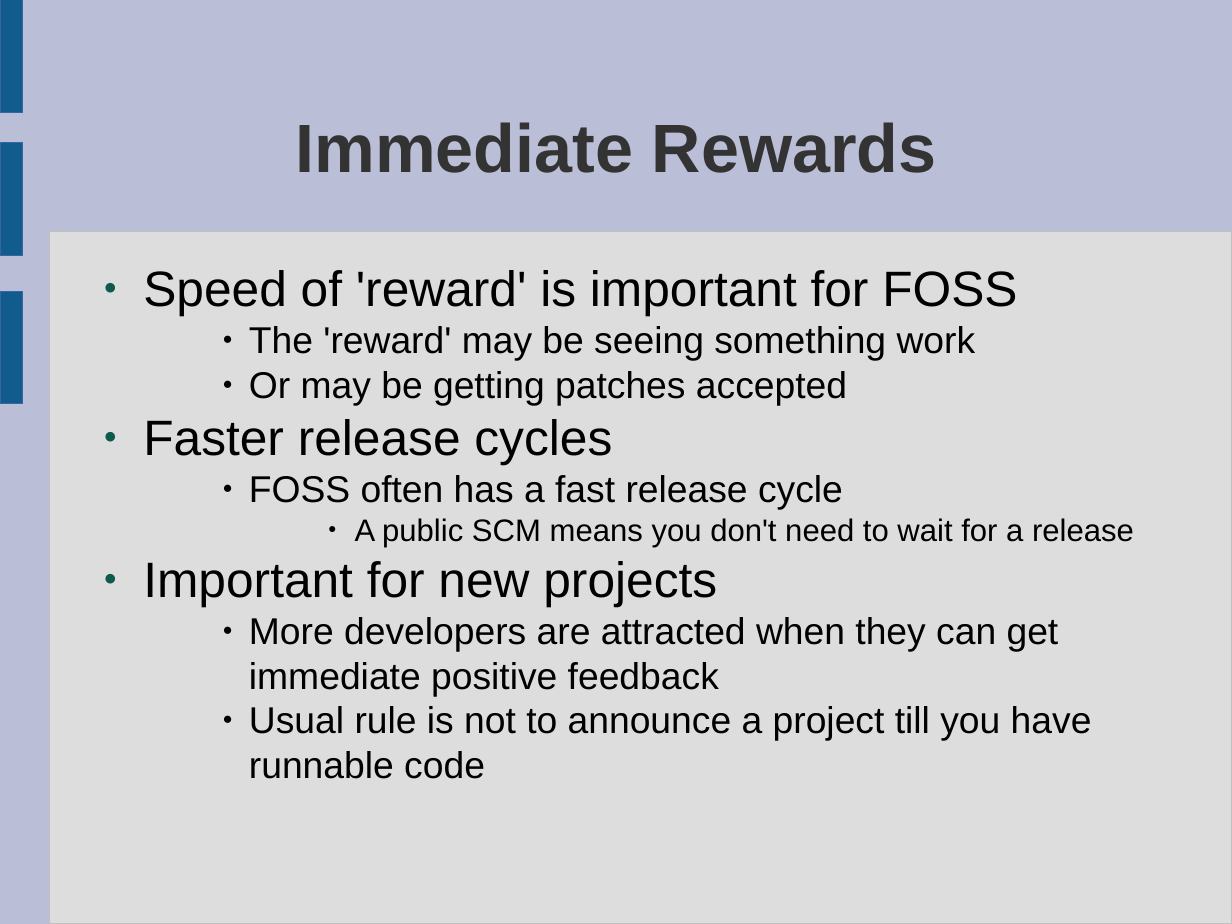
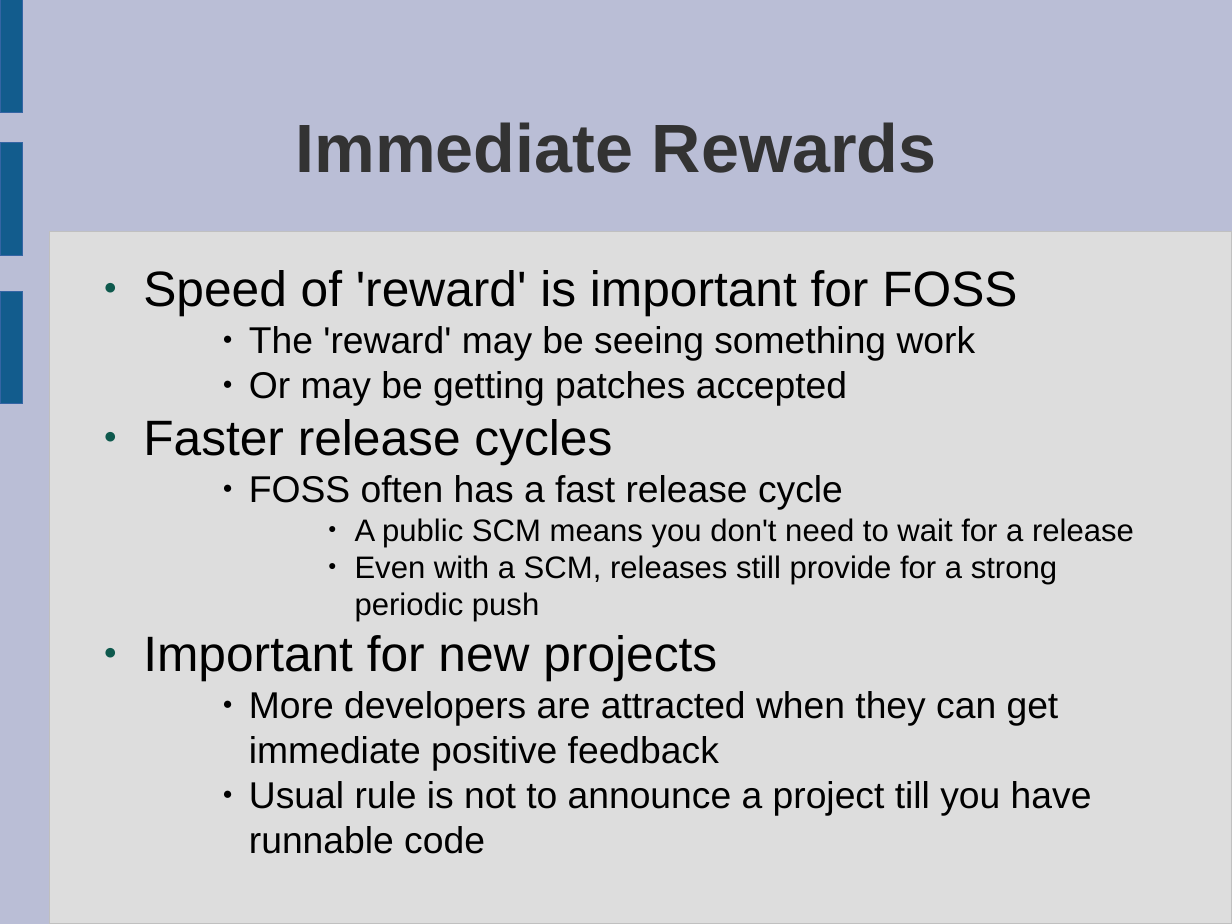
Before and after one commit to laurencesmart/comp8440, a slide deck: slide 9 of lectures/foss_motivation.odp. Drawn at 1232x924 pixels with LibreOffice and Linux fonts; fonts in the diff are those of the drawing. Boxes give left, top, right and bottom in pixels: in the first picture for what was removed or moved away, otherwise in the second. Text is boxed around its words. In the diff, an @@ line names an element or a change of style, - is before the commit and + after.

```diff
--- a/lectures/foss_motivation.odp
+++ b/lectures/foss_motivation.odp
@@ text at [355, 555, 1057, 622]: paragraph added @@
+        ● Even with a SCM, releases still provide for a strong periodic push
```
Also in this commit, not shown: 2 other slides changed, 5 other files.
